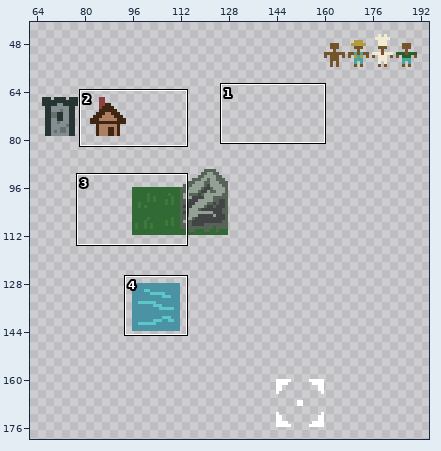
Sprite sheet, stored at Sprites/16x16-spritesheet.png. Above: a wide view before the commit, with the close-up outlined.
Close-up. Before the commit:
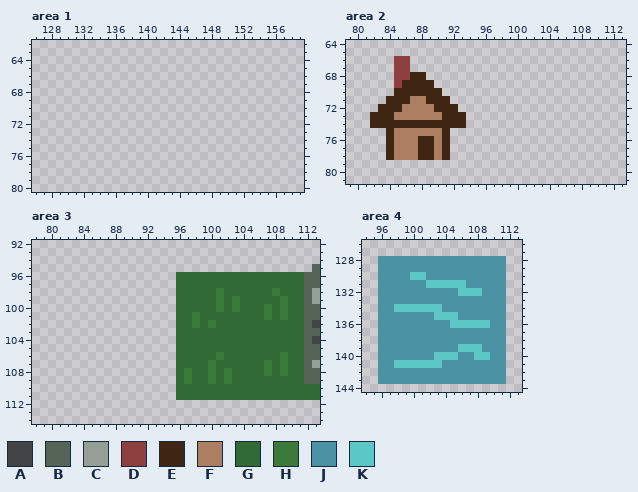
The file is 256x256 pixels. Shown: area 1: x 126..159, y 62..80; area 2: x 79..113, y 64..81; area 3: x 78..113, y 92..114; area 4: x 94..113, y 126..144. The wide view leaves out empty margins. The commit also changed other parts of the picture, which this record leaves out.
Palette (. is transparent): A #424445  B #566357  C #94a095  D #8e3f3f  E #3e2613  F #ac7e62  G #316a34  H #3b7a38  J #4b93a4  K #5bc7c7
After:
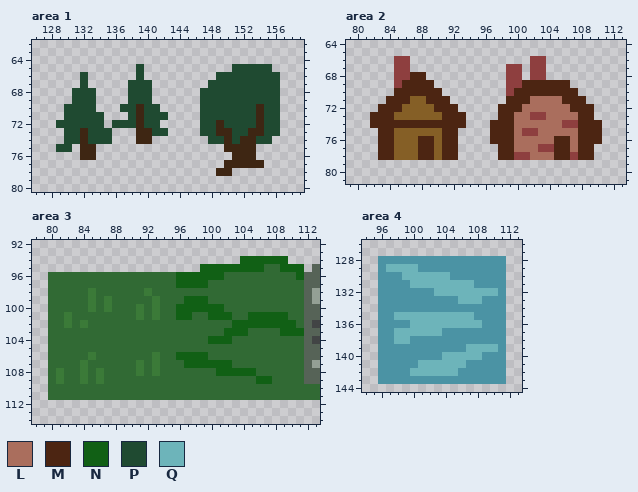
Colours new in this view: L #aa6e5d  M #4c2512  N #116015  P #1f4a31  Q #6db4ba
From old to new:
colour F: #ac7e62 -> #855f26
Area 1:
y 65: x 139 . -> P; x 151..155 ..... -> PPPPP
y 66: x 132 . -> P; x 139 . -> P; x 149..156 ........ -> PPPPPPPP
y 67: x 132 . -> P; x 138..140 ... -> PPP; x 148..156 ......... -> PPPPPPPPP
y 68..69: x 131..133 ... -> PPP; x 138..140 ... -> PPP; x 147..156 .......... -> PPPPPPPPPP
y 70: x 130..133 .... -> PPPP; x 137..141 ..... -> PPEPP; x 147..156 .......... -> PPPPPPPEPP
y 71: x 130..134 ..... -> PPPPP; x 138..142 ..... -> PEPPP; x 147..156 .......... -> PPPPPPPEPP
y 72: x 129..134 ...... -> PPPPPP; x 136..141 ...... -> PPPEPP; x 147..156 .......... -> PPEPPPPEPP
y 73: x 130..135 ...... -> PPEPPP; x 139..142 .... -> EEPP; x 147..156 .......... -> PPEEPPEEPP
y 74: x 130..135 ...... -> PPEPPP; x 139..140 .. -> EE; x 148..155 ........ -> PPEPEEPP
y 75: x 129..130 .. -> PP; x 132..133 .. -> EE; x 150..153 .... -> EEEE
y 76: x 132..133 .. -> EE; x 151..153 ... -> EEE
y 77: x 150..154 ..... -> EEEEE
y 78: x 149..150 .. -> EE
Area 2:
y 66: x 102..103 .. -> DD
y 67: x 99..100 .. -> DD; x 102..103 .. -> DD
y 68: x 87..88 EE -> MM; x 99..100 .. -> DD; x 102..103 .. -> DD
y 69: x 86..89 EEEE -> MMMM; x 99..106 ........ -> DDMMMMMM
y 70: x 85..90 EEEEEE -> MMMMMM; x 99..107 ......... -> DMMMMMMMM
y 71: x 84..86 EEE -> MMM; x 89..91 EEE -> MMM; x 99..108 .......... -> MMMLLLLMMM
y 72: x 83..85 EEE -> MMM; x 90..92 EEE -> MMM; x 98..109 ............ -> MMMLLLLLLMMM
y 73: x 82..84 EEE -> MMM; x 91..93 EEE -> MMM; x 98..109 ............ -> MMLLDDLLLLMM
y 74: x 82..93 EEEEEEEEEEEE -> MMMMMMMMMMMM; x 97..110 .............. -> MMMLLLLLLDDMMM
y 75: x 83..84 .E -> MM; x 91..92 E. -> MM; x 97..110 .............. -> MMMLDDLLLLLMMM
y 76: x 83..84 .E -> MM; x 88..89 EE -> MM; x 91..92 E. -> MM; x 97..110 .............. -> MMMLLLLLMMLMMM
y 77: x 83..84 .E -> MM; x 88..89 EE -> MM; x 91..92 E. -> MM; x 98..109 ............ -> MMLLLDDMMLMM
y 78: x 83..84 .E -> MM; x 88..89 EE -> MM; x 91..92 E. -> MM; x 98..109 ............ -> MMDDLLLMMDMM
Area 3:
y 94: x 104..109 ...... -> NNNNNN
y 95: x 99..111 ............. -> NNNNNNNNGGNNN
y 96: x 80..101 ................GGGGGG -> GGGGGGGGGGGGGGGGNNNNNN; x 111 G -> N
y 97: x 80..99 ................GGGG -> GGGGGGGGGGGGGGGGNNNN
y 98: x 80..95 ................ -> GGGGGHGGGGGGHGGG; x 101 H -> G; x 108 H -> G
y 99: x 80..95 ................ -> GGGGGHGHGGGGGHGG; x 97..99 GGG -> NNN; x 101 H -> G; x 103 H -> G; x 109 H -> G
y 100: x 80..101 ................GGGGGH -> GGGGGHGHGGGHGHGGNNNNNN; x 103 H -> G; x 107 H -> G; x 109 H -> G
y 101: x 80..98 ................GGH -> GGHGGGGGGGGHGHGGNNG; x 100..102 GGG -> NNN; x 105..109 GGHGH -> NNNNN
y 102: x 80..95 ................ -> GGHGHGGGGGGGGGGG; x 98 H -> G; x 100 H -> G; x 103..110 GGGGGGGG -> NNNNNNNN
y 103: x 80..95 ................ -> GGGGGGGGGGGGGGGG; x 102..104 GGG -> NNN; x 109..111 GGG -> NNN
y 104: x 80..95 ................ -> GGGGGGGGGGGGGGGG; x 100..102 GGG -> NNN
y 105: x 80..95 ................ -> GGGGGGGGGGGGGGGG
y 106: x 80..99 ................GGGG -> GGGGGHGGGGGGGHGGNNNN; x 101 H -> G; x 109 H -> G
y 107: x 80..95 ................ -> GGGGHGGGGGGHGHGG; x 97..102 GGGHGG -> NNNNNN; x 107 H -> G; x 109 H -> G
y 108: x 80..95 ................ -> GHGGHGHGGGGHGHGG; x 97 H -> G; x 100..105 HGHGGG -> GNNNNN; x 107 H -> G; x 109 H -> G
y 109: x 80..95 ................ -> GHGGHGHGGGGGGGGG; x 97 H -> G; x 100 H -> G; x 102 H -> G; x 106..107 GG -> NN
y 110..111: x 80..95 ................ -> GGGGGGGGGGGGGGGG
Area 4:
y 129: x 97..100 JJJJ -> QQQQ
y 130: x 99..104 JKKJJJ -> QQQQQQ
y 131: x 100..107 JJKKKKKJ -> QQQQQQQQ
y 132: x 103..110 JJJKKKJJ -> QQQQQQQQ
y 133: x 106..108 JJJ -> QQQ
y 134: x 98..103 KKKKKK -> JJJJJJ
y 135: x 98..107 JJJJJKKKJJ -> QQQQQQQQQQ
y 136: x 100..109 JJJJJKKKKK -> QQQQQQQQQJ
y 137: x 98..103 JJJJJJ -> QQQQQQ
y 138: x 98..99 JJ -> QQ
y 139: x 106..110 KKKJJ -> JQQQQ
y 140: x 103..109 KKKJJKK -> JQQQQQJ
y 141: x 98..106 KKKKKKJJJ -> JJJQQQQQQ
y 142: x 100..105 JJJJJJ -> QQQQQQ
